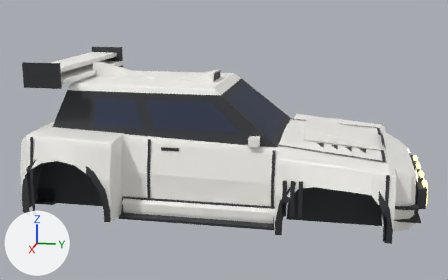
A saved change to the glTF model assets/meshes/tsubasa/Tsubasa.glb.
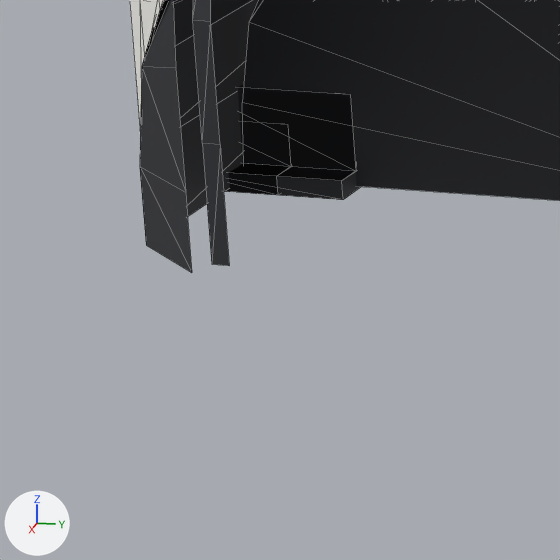
The first picture shows the older version from a 50 mm camera at (19.91, 4.27, 5.36) aimed at (0.17, 0.32, 0.43). The close-ups show the older and then the newer version on the part from 0% to 19% of the width and 62% to 93% of the height of that picture. Only the edits that show in the close-ups are written down. The axes (+X, +Y, +Z) are drawn at lower left. The lights are the same throughout. The close-ups show mesh edges as thin lines.

Script lines for the objects in view, before the commit:
```python
me_archlip_rr = bpy.data.meshes.new('ArchLip_RR')
me_archlip_rr.from_pydata(...)  # 22 vertices, 20 faces; spans x 3.23..3.53, y -5.45..-2.45, z -1.42..0.58
me_archlip_rr.materials.append(mat_trim)  # dark grey #2f3035
me_bumperrear = bpy.data.meshes.new('BumperRear')
me_bumperrear.from_pydata(...)  # 88 vertices, 150 faces; spans x -3.5..3.5, y -5.45..-4.95, z -1.42..1.09
me_bumperrear.materials.append(mat_body)  # white #f7f6f1
me_ink_bumpr_r = bpy.data.meshes.new('Ink_BumpR_R')
me_ink_bumpr_r.from_pydata(...)  # 10 vertices, 8 faces; spans x 3.33..3.53, y -4.95..-4.86, z -1.37..1.03
me_ink_bumpr_r.materials.append(mat_trim)  # dark grey #2f3035
ob_archlip_rr = bpy.data.objects.new('ArchLip_RR', me_archlip_rr)
ob_archlip_rr.location = (0.0, 0.0, 0.0)
ob_bumperrear = bpy.data.objects.new('BumperRear', me_bumperrear)
ob_bumperrear.location = (0.0, 0.0, 0.0)
ob_ink_bumpr_r = bpy.data.objects.new('Ink_BumpR_R', me_ink_bumpr_r)
ob_ink_bumpr_r.location = (0.0, 0.0, 0.0)
# also in view: 'Opt_Diffuser_Road_AccDiffuser' at (0.0, -5.47, -1.28); 'Opt_Diffuser_Race_AccDiffuserRace' at (0.0, -5.29, -1.19); 'Underbody' at (0.0, 0.45, -0.52); 'WheelWell' at (0.0, 0.0, -0.53)
```
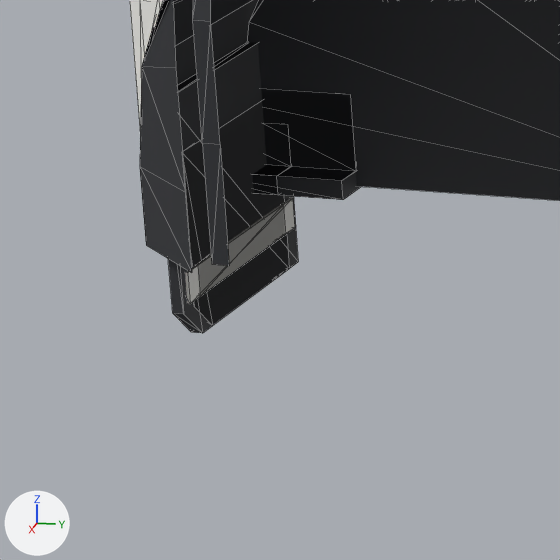
Edits to the scene script, one JSON object a line:
```json
{"op": "add", "block": "me_opt_mudflaps_rally_accmudflapsband", "code": ["me_opt_mudflaps_rally_accmudflapsband = bpy.data.meshes.new('Opt_Mudflaps_Rally_AccMudflapsBand')", "me_opt_mudflaps_rally_accmudflapsband.from_pydata(...)  # a box spanning x 2.14..3.02, y 2.7..2.8, z -1.75..-1.59; a box spanning x -3.02..-2.14, y 2.7..2.8, z -1.75..-1.59; a box spanning x 2.14..3.02, y -5.4..-5.3, z -1.75..-1.59; a box spanning x -3.02..-2.14, y -5.4..-5.3, z -1.75..-1.59", "me_opt_mudflaps_rally_accmudflapsband.materials.append(mat_body)  # white #f7f6f1"]}
{"op": "add", "block": "me_opt_mudflaps_rally_accmudflaps", "code": ["me_opt_mudflaps_rally_accmudflaps = bpy.data.meshes.new('Opt_Mudflaps_Rally_AccMudflaps')", "me_opt_mudflaps_rally_accmudflaps.from_pydata(...)  # 40 vertices, 64 faces; spans x -3.06..3.06, y -5.38..2.78, z -1.95..-1.0", "me_opt_mudflaps_rally_accmudflaps.materials.append(mat_trim)  # dark grey #2f3035"]}
{"op": "add", "block": "me_opt_mudflaps_long_accmudflapslongband", "code": ["me_opt_mudflaps_long_accmudflapslongband = bpy.data.meshes.new('Opt_Mudflaps_Long_AccMudflapsLongBand')", "me_opt_mudflaps_long_accmudflapslongband.from_pydata(...)  # a box spanning x 2.04..3.12, y 2.7..2.8, z -1.75..-1.59; a box spanning x -3.12..-2.04, y 2.7..2.8, z -1.75..-1.59; a box spanning x 2.04..3.12, y -5.4..-5.3, z -1.75..-1.59; a box spanning x -3.12..-2.04, y -5.4..-5.3, z -1.75..-1.59", "me_opt_mudflaps_long_accmudflapslongband.materials.append(mat_body)  # white #f7f6f1"]}
{"op": "add", "block": "me_opt_mudflaps_long_accmudflapslong", "code": ["me_opt_mudflaps_long_accmudflapslong = bpy.data.meshes.new('Opt_Mudflaps_Long_AccMudflapsLong')", "me_opt_mudflaps_long_accmudflapslong.from_pydata(...)  # 40 vertices, 64 faces; spans x -3.16..3.16, y -5.38..2.78, z -1.95..-0.7", "me_opt_mudflaps_long_accmudflapslong.materials.append(mat_trim)  # dark grey #2f3035"]}
{"op": "add", "block": "ob_opt_mudflaps_rally_accmudflapsband", "code": ["ob_opt_mudflaps_rally_accmudflapsband = bpy.data.objects.new('Opt_Mudflaps_Rally_AccMudflapsBand', me_opt_mudflaps_rally_accmudflapsband)", "ob_opt_mudflaps_rally_accmudflapsband.location = (0.0, 0.0, 0.0)"]}
{"op": "add", "block": "ob_opt_mudflaps_rally_accmudflaps", "code": ["ob_opt_mudflaps_rally_accmudflaps = bpy.data.objects.new('Opt_Mudflaps_Rally_AccMudflaps', me_opt_mudflaps_rally_accmudflaps)", "ob_opt_mudflaps_rally_accmudflaps.location = (0.0, 0.0, 0.0)"]}
{"op": "add", "block": "ob_opt_mudflaps_long_accmudflapslongband", "code": ["ob_opt_mudflaps_long_accmudflapslongband = bpy.data.objects.new('Opt_Mudflaps_Long_AccMudflapsLongBand', me_opt_mudflaps_long_accmudflapslongband)", "ob_opt_mudflaps_long_accmudflapslongband.location = (0.0, 0.0, 0.0)"]}
{"op": "add", "block": "ob_opt_mudflaps_long_accmudflapslong", "code": ["ob_opt_mudflaps_long_accmudflapslong = bpy.data.objects.new('Opt_Mudflaps_Long_AccMudflapsLong', me_opt_mudflaps_long_accmudflapslong)", "ob_opt_mudflaps_long_accmudflapslong.location = (0.0, 0.0, 0.0)"]}
```

Boxes [x1, y1, x2, y2] around the edits, measured in the close-ups (560 x 560 px):
```json
{"object": "Opt_Mudflaps_Long_AccMudflapsLong", "change": "added", "after": [168, 42, 298, 333]}
{"object": "Opt_Mudflaps_Rally_AccMudflaps", "change": "added", "after": [182, 101, 289, 326]}
{"object": "Opt_Mudflaps_Rally_AccMudflapsBand", "change": "added", "after": [197, 205, 286, 296]}
{"object": "Opt_Mudflaps_Long_AccMudflapsLongBand", "change": "added", "after": [185, 198, 295, 304]}
{"object": "Underbody", "change": "unchanged, covered by the edit", "before": [156, 0, 258, 216], "after": [156, 0, 258, 85]}
```
